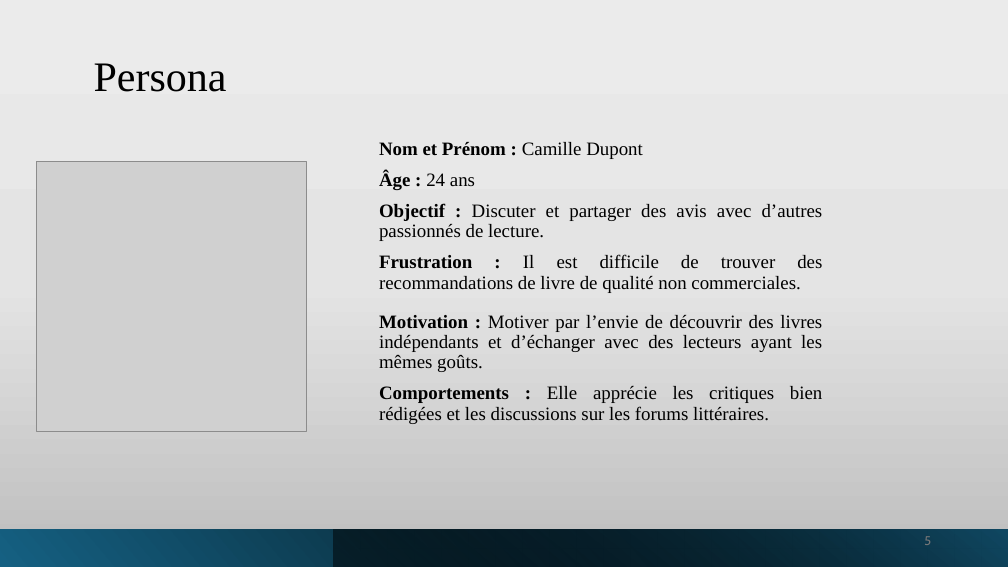
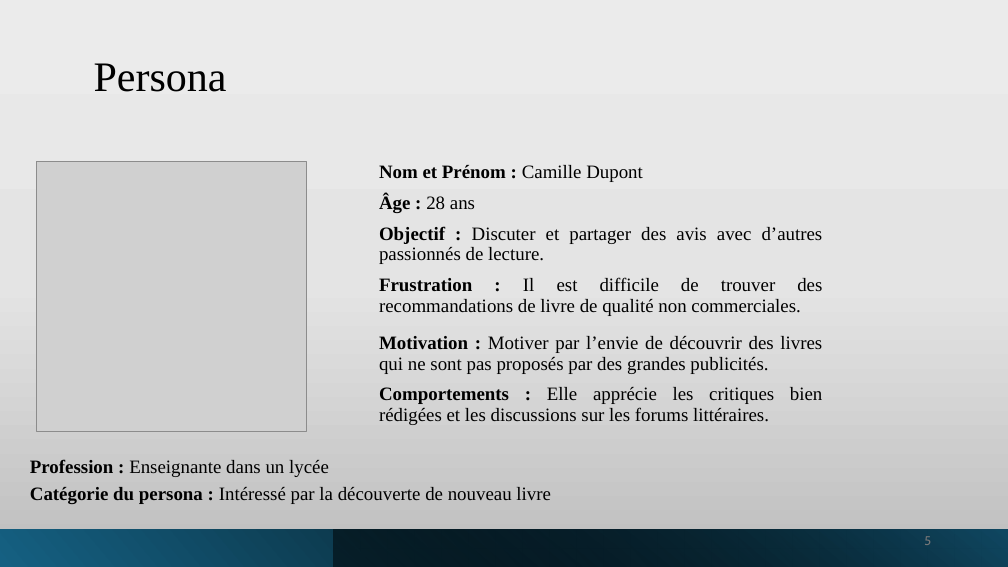
Before and after one commit to manelbenhamouda/projets-CDA, a slide deck: slide 5 of Diaporama_Haldan.pptx. Drawn at 1008x567 pixels with LibreOffice and Linux fonts; fonts in the diff are those of the drawing; grey boxes stand for pictures. Boxes give left, top, right and bottom in pixels: in the first picture for what was removed or moved away, otherwise in the second. Text is boxed around its words. In the diff, an @@ line names an element or a change of style, - is before the commit and + after.

```diff
--- a/Diaporama_Haldan.pptx
+++ b/Diaporama_Haldan.pptx
@@ text "Nom et Prénom : Camille ...": place and size @@
-text "Nom et Prénom : Camille ..." at bbox=[379, 142, 823, 293]
+text "Nom et Prénom : Camille ..." at bbox=[379, 165, 823, 316]
@@ text at bbox=[379, 194, 475, 213]: text changed @@
-Âge : 24 ans
+Âge : 28 ans
@@ text "Motivation : Motiver par l’envie ...": place and size @@
-text "Motivation : Motiver par l’envie ..." at bbox=[379, 315, 823, 424]
+text "Motivation : Motiver par l’envie ..." at bbox=[379, 336, 823, 425]
@@ text at bbox=[379, 336, 822, 374]: text changed @@
-Motivation : Motiver par l’envie de découvrir des livres indépendants et d’échanger avec des lecteurs ayant les mêmes goûts.
+Motivation : Motiver par l’envie de découvrir des livres qui ne sont pas proposés par des grandes publicités.
@@ text added at bbox=[30, 459, 329, 477], 18 pt, text #000000 @@
+Profession : Enseignante dans un lycée
@@ text added at bbox=[30, 487, 551, 504], 18 pt, text #000000 @@
+Catégorie du persona : Intéressé par la découverte de nouveau livre
```
Also in this commit, not shown: 12 other slides changed, 2 slides added, 1 slide removed.
